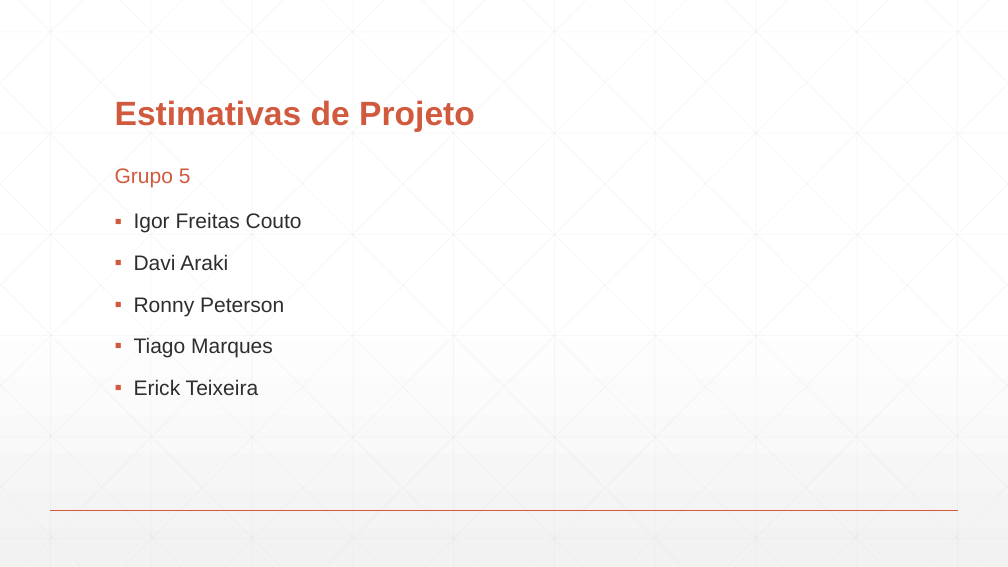
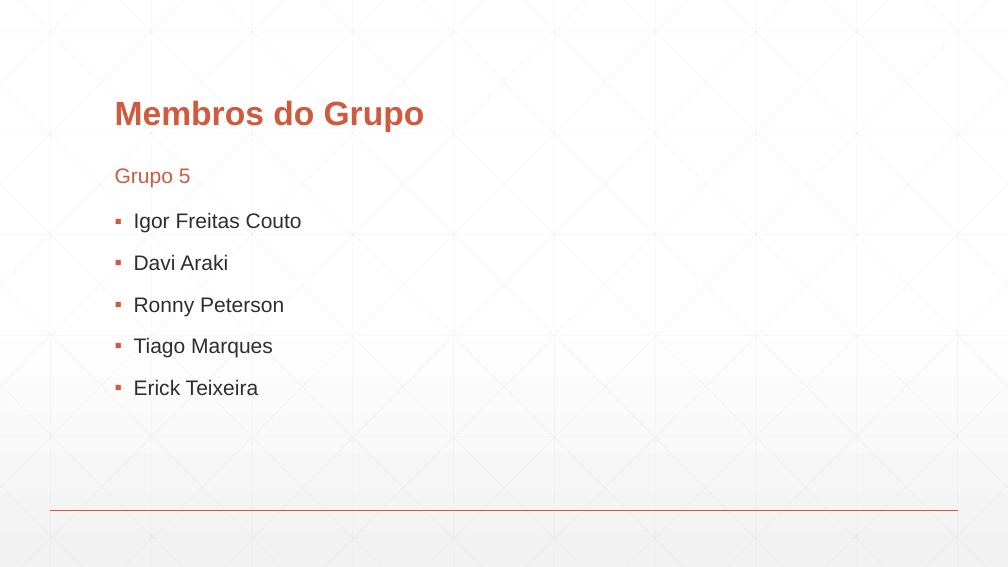
Before and after one commit to DudsNascimento/DuDente, a slide deck: slide 2 of Apresentação - Estimativas .pptx. Drawn at 1008x567 pixels with LibreOffice and Linux fonts; fonts in the diff are those of the drawing. Boxes give left, top, right and bottom in pixels: in the first picture for what was removed or moved away, otherwise in the second. Text is boxed around its words. In the diff, an @@ line names an element or a change of style, - is before the commit and + after.

Commit message:
Apresentação

```diff
--- a/Apresentação - Estimativas .pptx
+++ b/Apresentação - Estimativas .pptx
@@ title at (115, 100, 425, 132): text changed @@
-Estimativas de Projeto
+Membros do Grupo
```
Also in this commit, not shown: 3 slides added.
